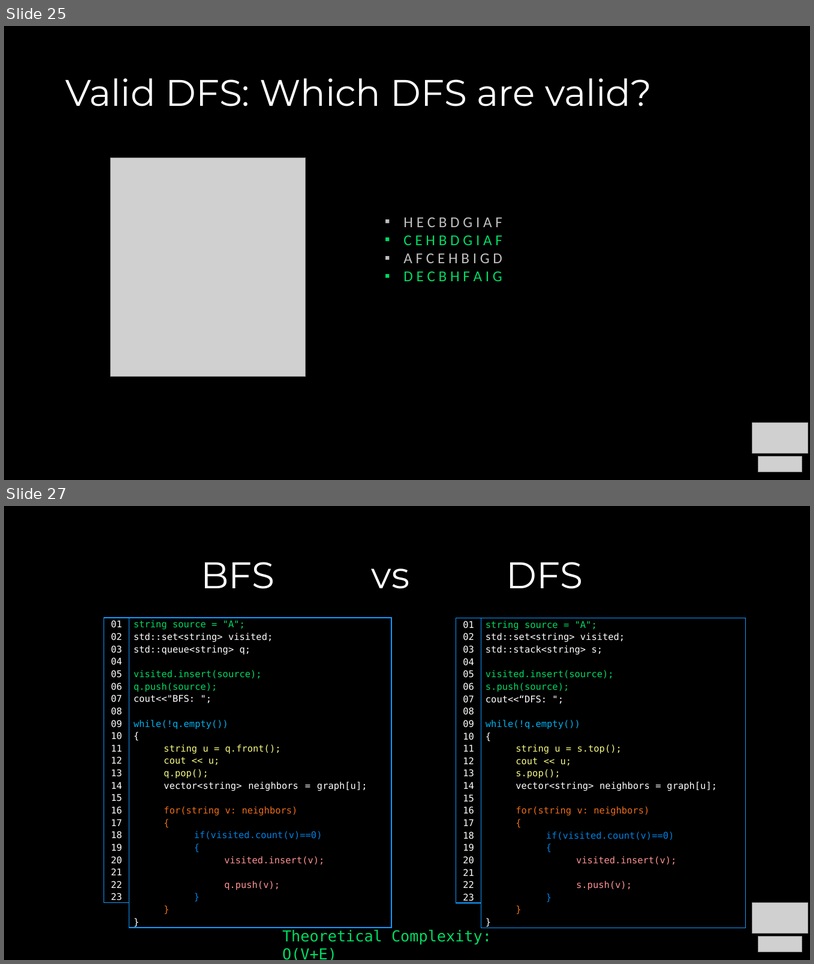
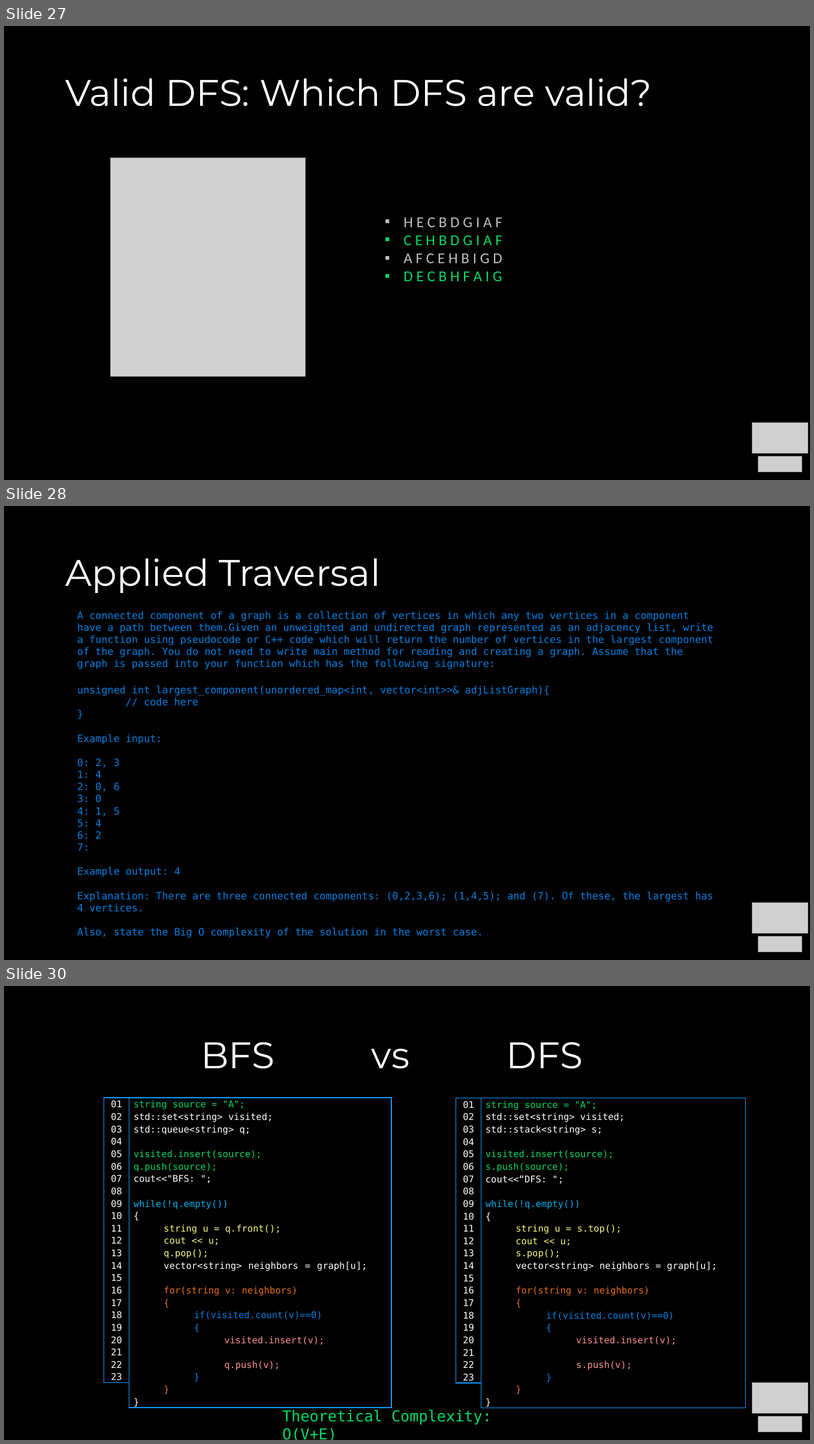
Before and after one commit to COP3530/Instructional-Content, a slide deck: Slides/Slides-PPT/Exam 2 - Review A.pptx. Shown one above the other, each under a label of ours: slides 25 and 27 before the commit, slides 27, 28 and 30 after it; the slides between them are not shown. The pictures are 814x964 and 814x1444 pixels, drawn with LibreOffice and Linux fonts; fonts in the diff are those of the drawing; grey boxes stand for pictures. Boxes give left, top, right and bottom in pixels: in the first picture for what was removed or moved away, otherwise in the second. Text is boxed around its words. In the diff, an @@ line names an element or a change of style, - is before the commit and + after.

```diff
--- a/Slides/Slides-PPT/Exam 2 - Review A.pptx
+++ b/Slides/Slides-PPT/Exam 2 - Review A.pptx
@@ slide 28 added at [4, 506, 810, 960], background #000000 @@
@@ title added at [65, 558, 380, 593], 44 pt, text #FFFFFF @@
+Applied Traversal
@@ text added at [77, 611, 714, 937], 12 pt, text #0081E2 @@
+A connected component of a graph is a collection of vertices in which any two vertices in a component have a path between them.Given an unweighted and undirected graph represented as an adjacency list, write a function using pseudocode or C++ code which will return the number of vertices in the largest component of the graph. You do not need to write main method for reading and creating a graph. Assume that the graph is passed into your function which has the following signature:
+unsigned int largest_component(unordered_map<int, vector<int>>& adjListGraph){
+// code here
+}
+Example input:
+0: 2, 3
+1: 4
+2: 0, 6
+3: 0
+4: 1, 5
+5: 4
+6: 2
+7:
+Example output: 4
+Explanation: There are three connected components: (0,2,3,6); (1,4,5); and (7). Of these, the largest has 4 vertices.
+Also, state the Big O complexity of the solution in the worst case.
@@ picture added at [753, 902, 809, 933] @@
@@ picture added at [758, 936, 803, 952] @@
@@ what was slide 25 is now slide 27 @@
@@ what was slide 27 is now slide 30 @@
```
Also in this commit, not shown: 10 slides changed, 7 other slides added, 1 other file.
